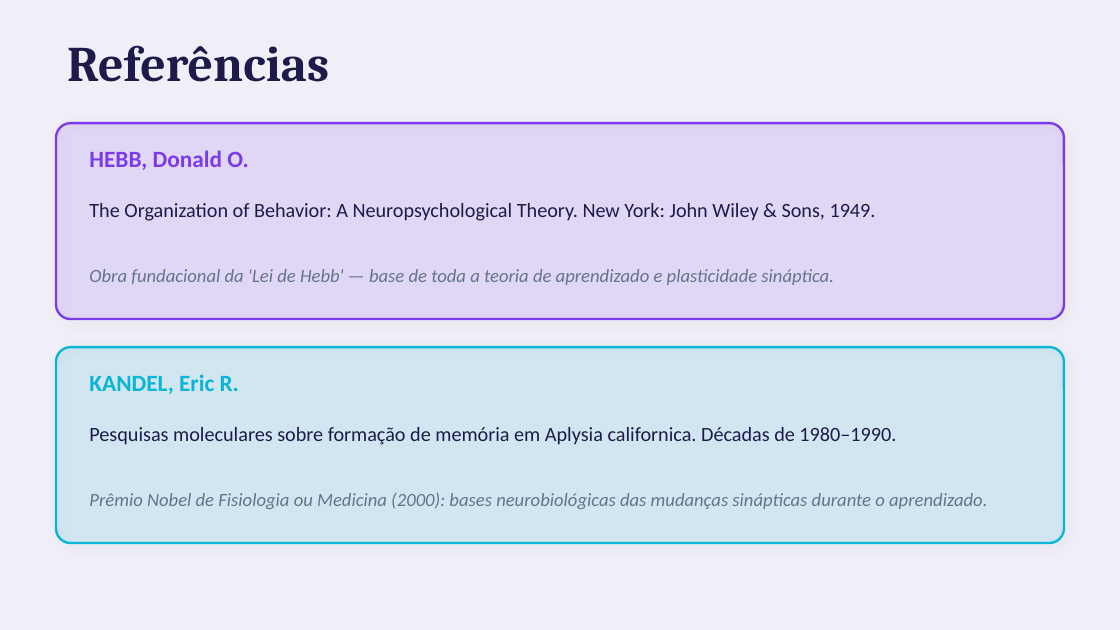
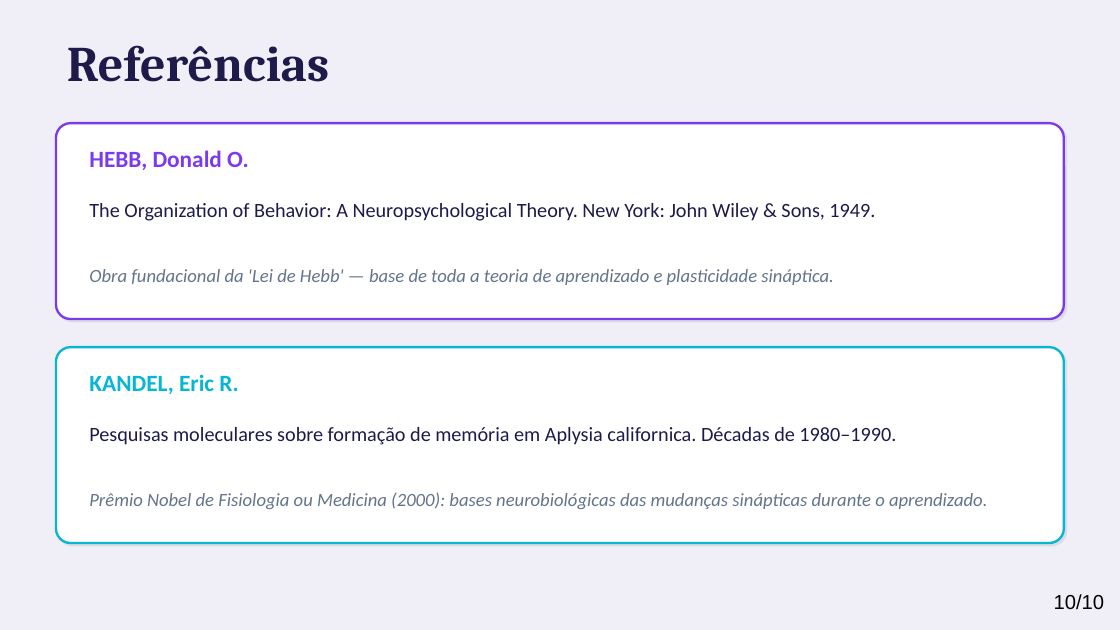
Before and after one commit to rjhalmeman/projeto-integrador-2026, a slide deck: slide 10 of 2-bimestre/2026-06-23-neuroplaticidade/neuroplasticidade_claro.odp (slide 9 before the commit). Drawn at 1120x630 pixels with LibreOffice and Linux fonts; fonts in the diff are those of the drawing. Boxes give left, top, right and bottom in pixels: in the first picture for what was removed or moved away, otherwise in the second. Text is boxed around its words. In the diff, an @@ line names an element or a change of style, - is before the commit and + after.

```diff
--- a/2-bimestre/2026-06-23-neuroplaticidade/neuroplasticidade_claro.odp
+++ b/2-bimestre/2026-06-23-neuroplaticidade/neuroplasticidade_claro.odp
@@ rounded rectangle at bbox=[56, 123, 1064, 319]: fill #7C3AED at 12% opacity to #FFFFFF; shadow changed @@
@@ rounded rectangle at bbox=[56, 347, 1064, 543]: fill #06B6D4 at 12% opacity to #FFFFFF; shadow changed @@
@@ page number added at bbox=[1054, 594, 1104, 610], 13 pt, text #000000 @@
+10/10
```
Also in this commit, not shown: 8 other slides changed, 1 slide added, 2 other files.
